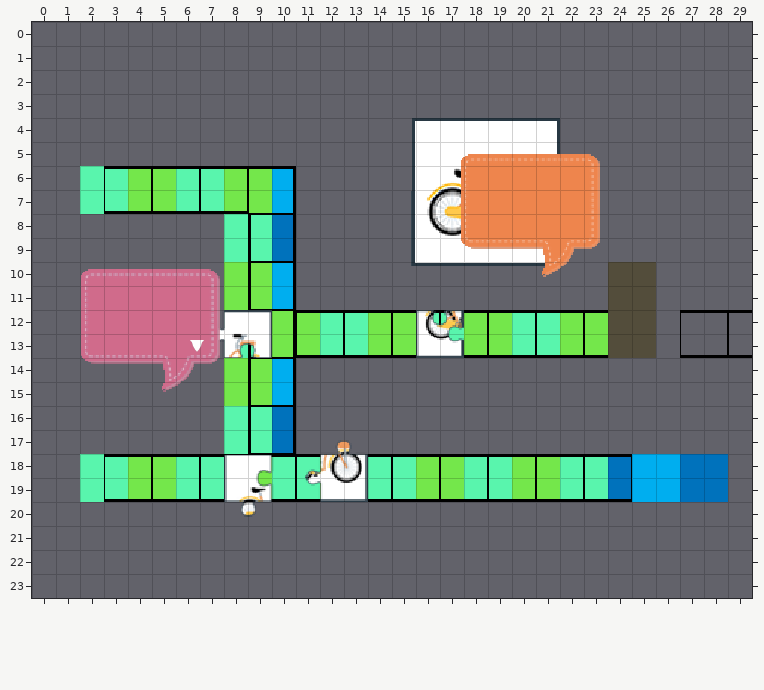
Two versions of a level (Tiled map (JSON), tiled/house.json). Above: the version before the commit.
Cells are 16x16 px. Shown: x 0..29, y 0..23. Not drawn, because the pictures are missing: unchanged layer "floor".
New version:
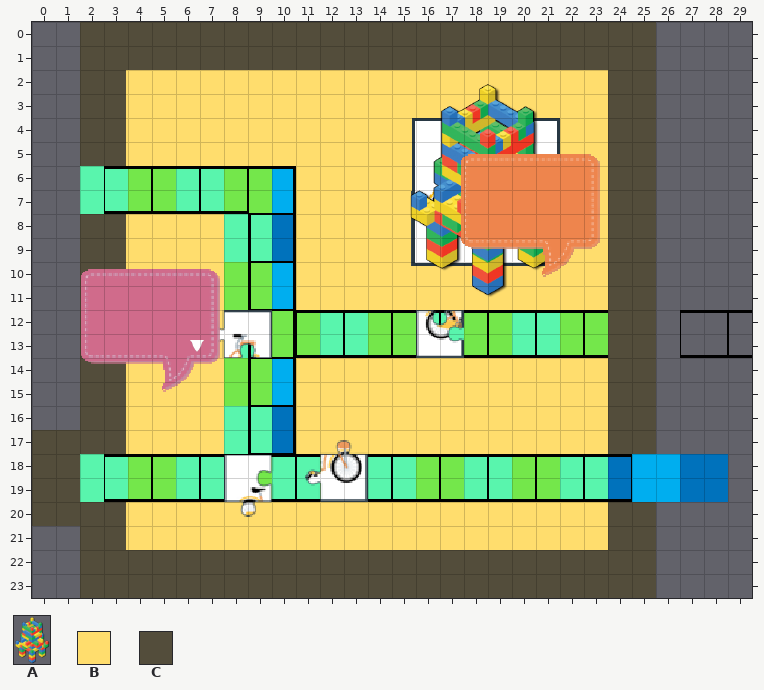
Key: from "objects": A 31 "toys"; from "tileset_32": B 26, C 28.
Objects are placed by their top-left corner, in cells (3,4 is the top-left corner of cell 3,4); size is 1x1 cell unless given.
Changes in this commit:
--- layer "background wall" (added)
+C at 2,0 size 24x24
--- layer "background floor" (added)
+B at 3.9,2 size 20.1x20
--- layer "toy" (added)
+A "toy" at 15.5,2.4 size 7x9.2
--- layer "hidingWall"
+C at 0,17 size 2x2
+C at 0,19 size 2x2
Changed places in both pictures, as pixel boxes (x1, y1, x2, y2):
added: (32, 22, 656, 598)
